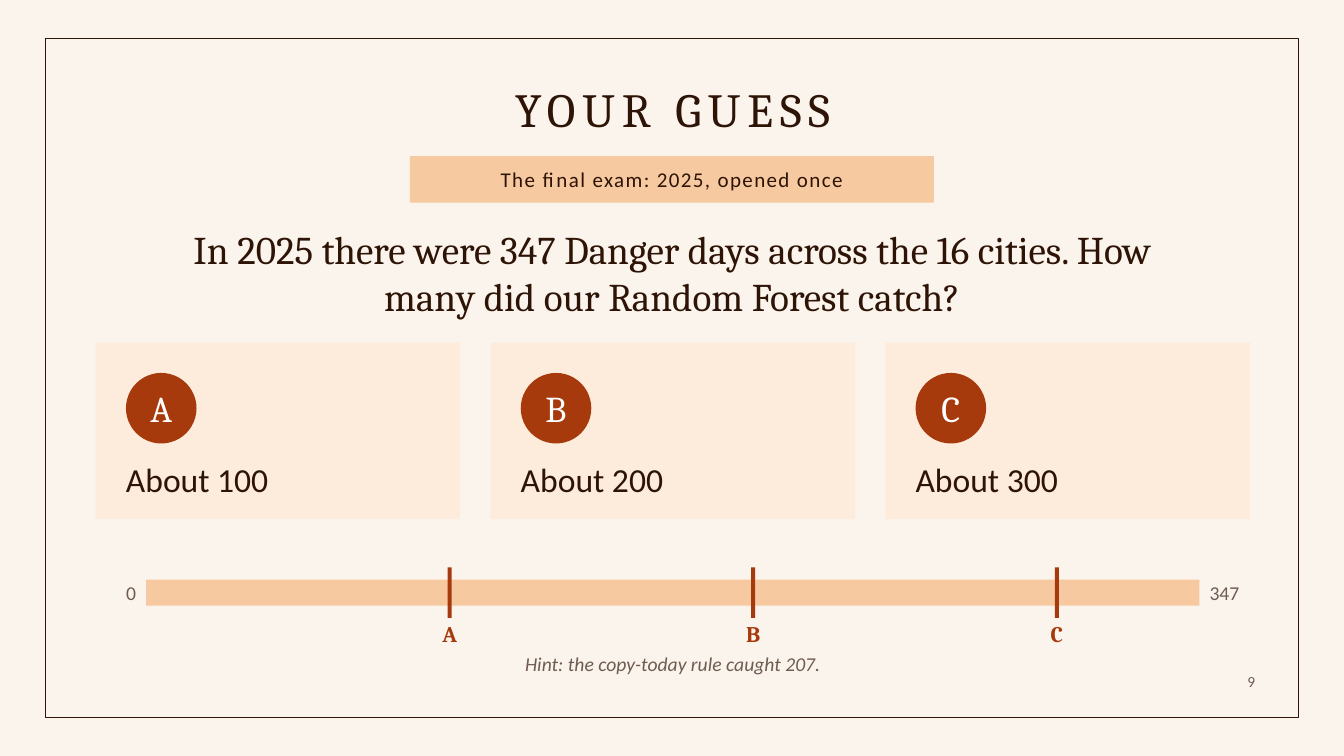
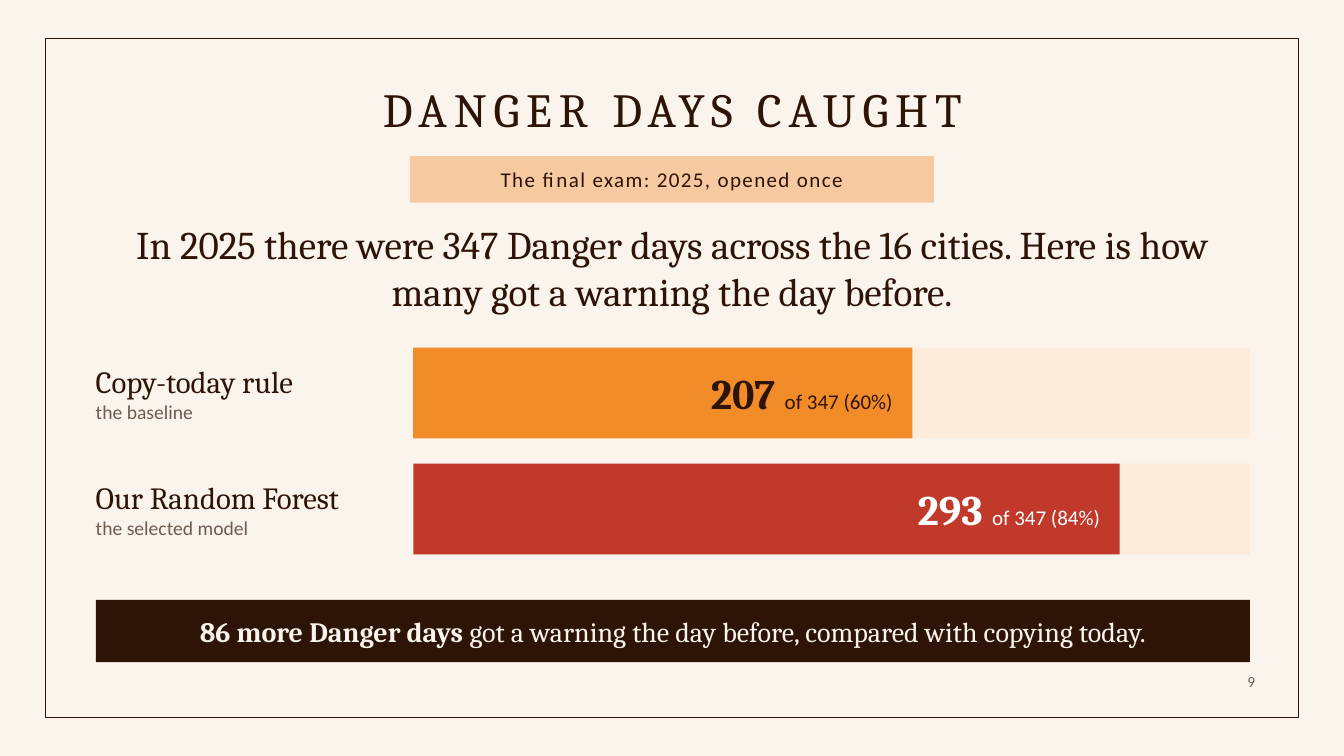
Before and after one commit to keyyum/heatcast-ncr-simple, a slide deck: slide 9 of presentation/HeatCast_NCR_Presentation.pptx. Drawn at 1344x756 pixels with LibreOffice and Linux fonts; fonts in the diff are those of the drawing. Boxes give left, top, right and bottom in pixels: in the first picture for what was removed or moved away, otherwise in the second. Text is boxed around its words. In the diff, an @@ line names an element or a change of style, - is before the commit and + after.

```diff
--- a/presentation/HeatCast_NCR_Presentation.pptx
+++ b/presentation/HeatCast_NCR_Presentation.pptx
@@ title at [96,71,1250,146]: text changed @@
-YOUR GUESS
+DANGER DAYS CAUGHT
@@ text at [136,231,1209,315]: text changed @@
-In 2025 there were 347 Danger days across the 16 cities. How many did our Random Forest catch?
+In 2025 there were 347 Danger days across the 16 cities. Here is how many got a warning the day before.
@@ rectangle removed at [96,343,461,519] @@
@@ rectangle added at [413,348,1250,439], fill #FDEBDC @@
@@ rectangle added at [413,348,912,439], fill #F28C28, 15 pt, text #2E1406 @@
+207 of 347 (60%)
@@ rectangle removed at [885,343,1250,519] @@
@@ text added at [96,371,293,419], 22 pt, text #2E1406 @@
+Copy-today rule
+the baseline
@@ ellipse removed at [126,373,197,444] @@
@@ ellipse removed at [521,373,592,444] @@
@@ ellipse removed at [915,373,986,444] @@
@@ text removed at [150,397,172,422] @@
-A
@@ text removed at [545,397,566,422] @@
-B
@@ text removed at [941,397,960,423] @@
-C
@@ text "Our Random Forest" at [96,487,338,535]: vertical alignment top to middle @@
@@ rectangle: place and size @@
-rectangle at [491,343,856,519]
+rectangle at [413,464,1250,555]
@@ rectangle added at [413,464,1120,555], fill #C0392B, 15 pt, text #FFFFFF @@
+293 of 347 (84%)
@@ text removed at [521,468,663,493] @@
-About 200
@@ text removed at [916,468,1058,493] @@
-About 300
@@ text at [96,487,338,535]: text changed; size 24 to 14 pt; text colour #2E1406 to #6F5C51 @@
-About 100
+Our Random Forest
+the selected model
@@ rectangle removed at [448,568,452,618] @@
@@ rectangle removed at [751,568,755,618] @@
@@ rectangle removed at [1055,568,1059,618] @@
@@ text removed at [126,587,136,600] @@
-0
@@ rectangle removed at [146,580,1200,606] @@
@@ text removed at [1210,587,1240,600] @@
-347
@@ rectangle added at [96,600,1250,662], fill #2E1406, 20 pt, text #FBF4EC @@
+86 more Danger days got a warning the day before, compared with copying today.
@@ text removed at [442,627,457,642] @@
-A
@@ text removed at [746,627,760,642] @@
-B
@@ text removed at [1051,627,1063,643] @@
-C
@@ text removed at [525,657,820,675] @@
-Hint: the copy-today rule caught 207.
```
Also in this commit, not shown: 3 other slides changed, 4 other files.
